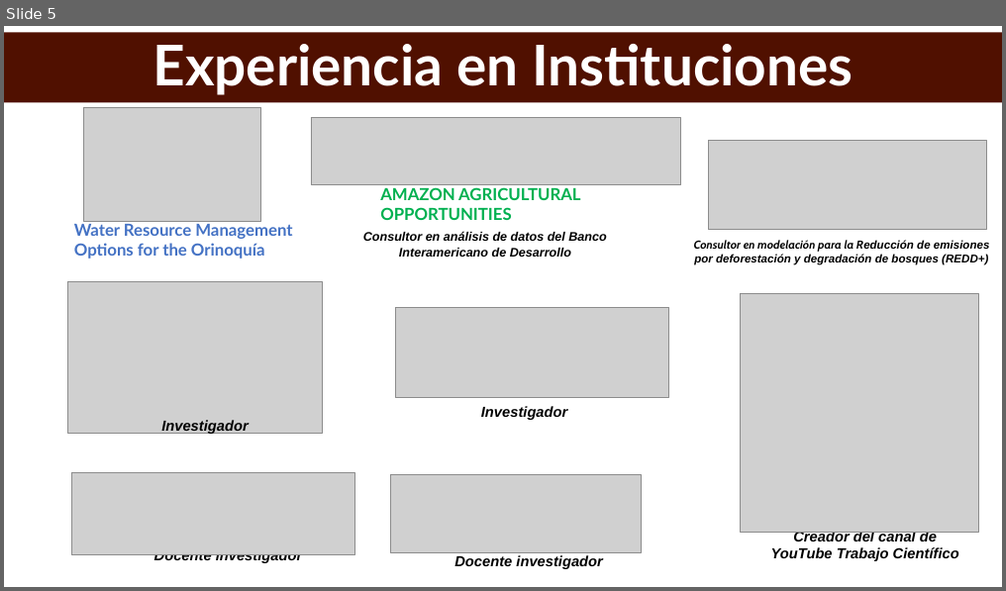
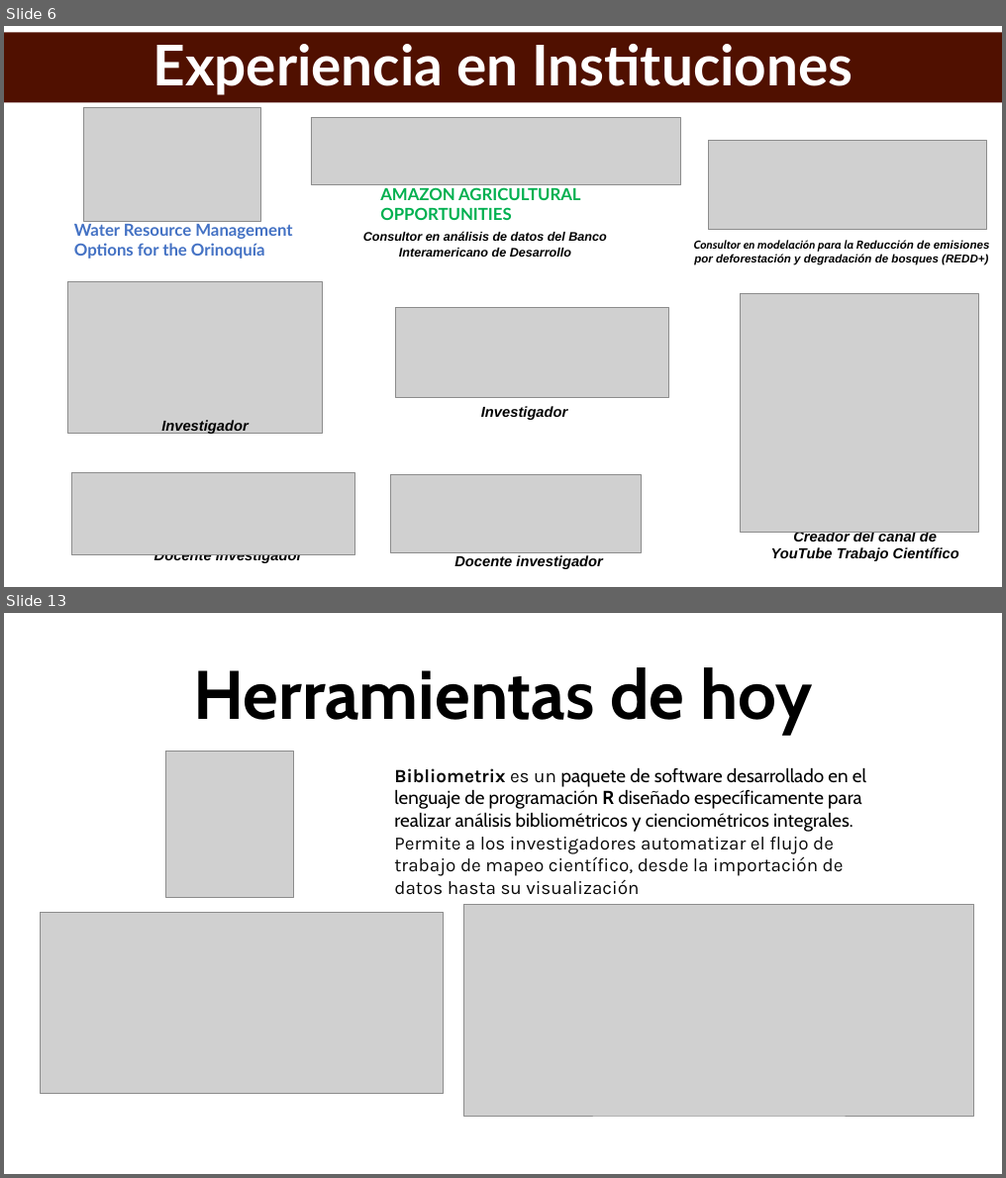
Before and after one commit to trabajocientifico/curso_optimizacion_investigacion_con__IA, a slide deck: presentacion.pptx. Shown one above the other, each under a label of ours: slide 5 before the commit, slides 6 and 13 after it; the slides between them are not shown. The pictures are 1006x591 and 1006x1178 pixels, drawn with LibreOffice and Linux fonts; fonts in the diff are those of the drawing; grey boxes stand for pictures. Boxes give left, top, right and bottom in pixels: in the first picture for what was removed or moved away, otherwise in the second. Text is boxed around its words. In the diff, an @@ line names an element or a change of style, - is before the commit and + after.

```diff
--- a/presentacion.pptx
+++ b/presentacion.pptx
@@ slide 13 added at [4, 613, 1002, 1174], background #FFFFFF @@
@@ title added at [193, 667, 812, 735], 66 pt, text #000000, bold @@
+Herramientas de hoy
@@ picture added at [165, 752, 294, 897] @@
@@ text added at [394, 767, 866, 895], 18 pt, text #000000 @@
+Bibliometrix es un paquete de software desarrollado en el lenguaje de programación R diseñado específicamente para realizar análisis bibliométricos y cienciométricos integrales. Permite a los investigadores automatizar el flujo de trabajo de mapeo científico, desde la importación de datos hasta su visualización
@@ picture added at [464, 905, 974, 1116] @@
@@ picture added at [40, 912, 444, 1094] @@
@@ what was slide 5 is now slide 6 @@
```
Also in this commit, not shown: 16 other slides added, 1 slide removed, 13 other files.
